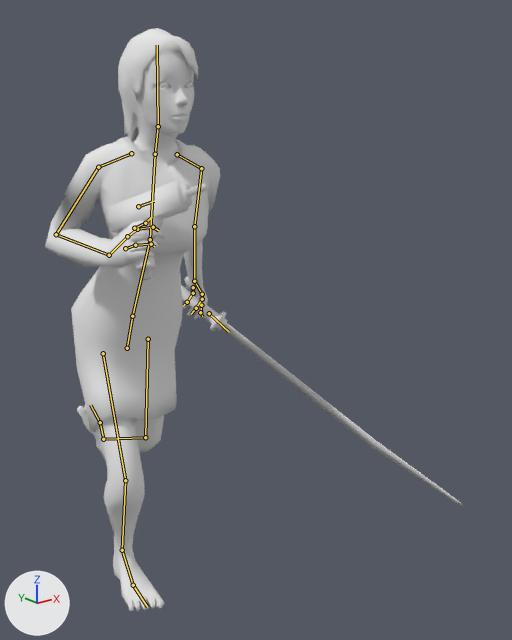
The Blender file Models/LowPlayerModelWeapon.blend, before and after one commit.
Rendered twice from a camera (50 mm lens) standing at (-8.1, -15.19, 12.14) and looking at (2.61, -1.8, 6.79). The lights are fixed; the arrows at lower left show +X, +Y and +Z. Both versions are drawn at frame 11 of the action 'Aim Forward Run'; the numbers are the values there. The bones that bend it are drawn over the model as lines.
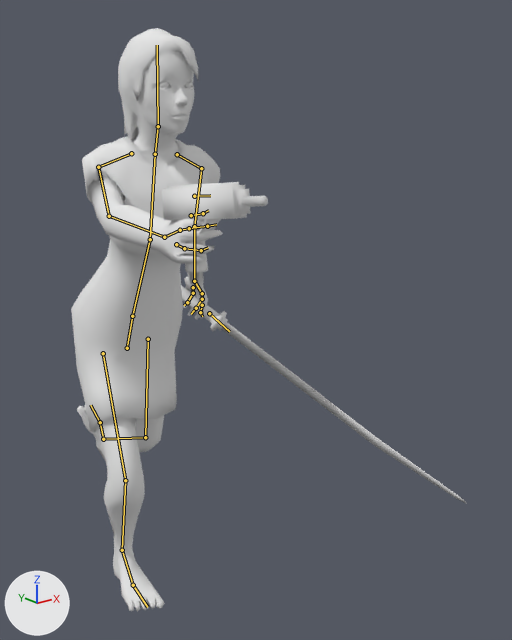
What the commit changed:
Bone 'Upper Arm.R' (bone_upper_arm_r) turns from (18, 7, 11) to (92, -1, 32) degrees about its own x, y and z.
Bone 'Lower Arm.R' (bone_lower_arm_r) turns from (102, -16, -15) to (14, -10, 22) degrees about its own x, y and z.
Bone 'Hand.R' (bone_hand_r) turns from (21, 15, -24) to (11, -10, -17) degrees about its own x, y and z.

Location of each change, (x1, y1, x2, y2) in pixels of the pictures (512 x 640 px):
'Sphere.001', posed: before (45, 28, 464, 612); after (71, 28, 466, 612)
bone 'Upper Arm.R', root to tip: before (98, 167) to (56, 234); after (98, 167) to (109, 216)
bone 'Lower Arm.R', root to tip: before (56, 234) to (109, 255); after (109, 216) to (164, 237)
bone 'Hand.R', root to tip: before (109, 255) to (127, 236); after (164, 237) to (180, 230)
